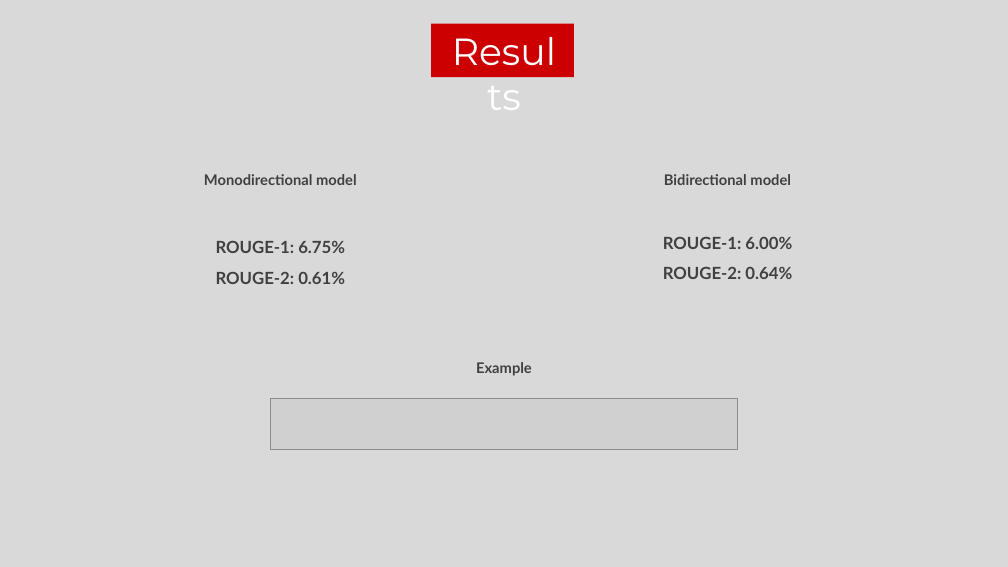
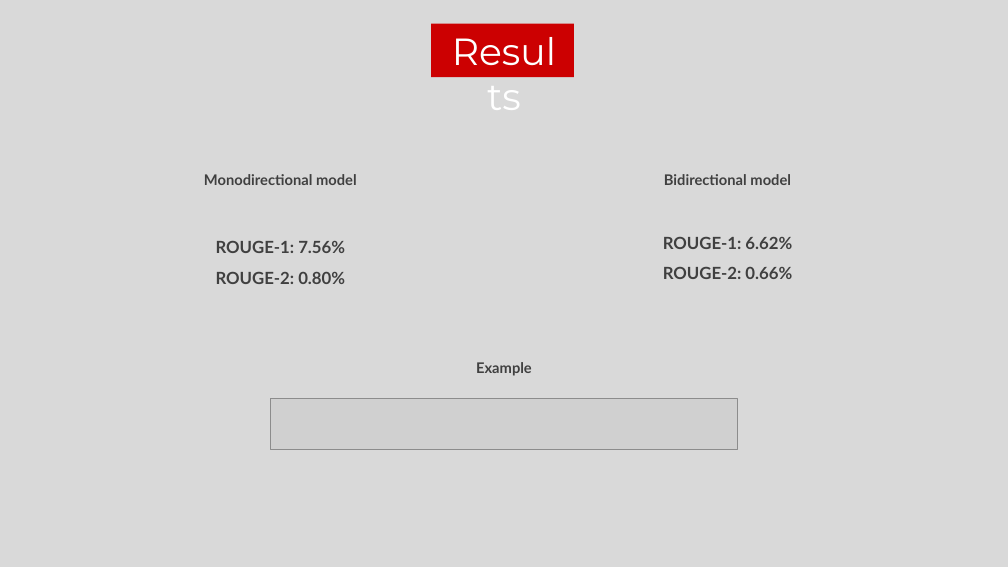
Before and after one commit to federicodeservi/TMS_project, a slide deck: slide 10 of presentation/presentation.pptx. Drawn at 1008x567 pixels with LibreOffice and Linux fonts; fonts in the diff are those of the drawing; grey boxes stand for pictures. Boxes give left, top, right and bottom in pixels: in the first picture for what was removed or moved away, otherwise in the second. Text is boxed around its words. In the diff, an @@ line names an element or a change of style, - is before the commit and + after.

```diff
--- a/presentation/presentation.pptx
+++ b/presentation/presentation.pptx
@@ text at <box>663,237,792,279</box>: text changed @@
-ROUGE-1: 6.00%
-ROUGE-2: 0.64%
+ROUGE-1: 6.62%
+ROUGE-2: 0.66%
@@ text at <box>216,241,345,284</box>: text changed @@
-ROUGE-1: 6.75%
-ROUGE-2: 0.61%
+ROUGE-1: 7.56%
+ROUGE-2: 0.80%
```
Also in this commit, not shown: 2 other slides changed, 2 slides added, 9 other files.
